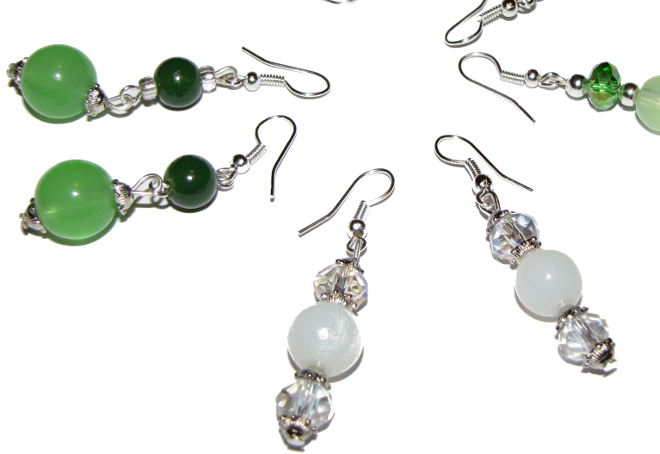
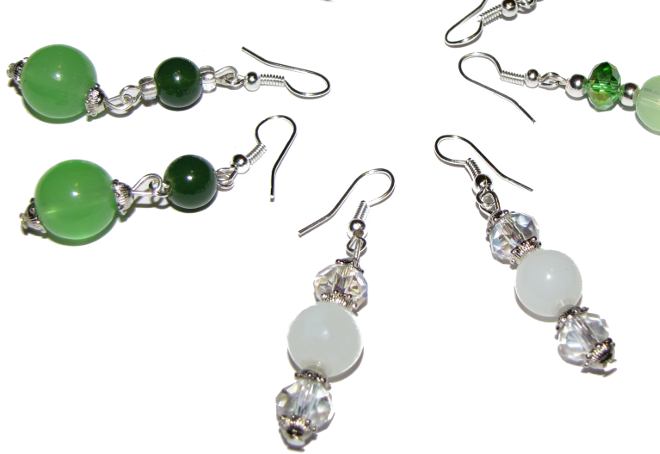
Two versions of the same layered image (660px x 454px). Layer-by-layer changes:
renamed "Pasted Layer" to "Background", painted on it over (285, 0, 549, 363)
